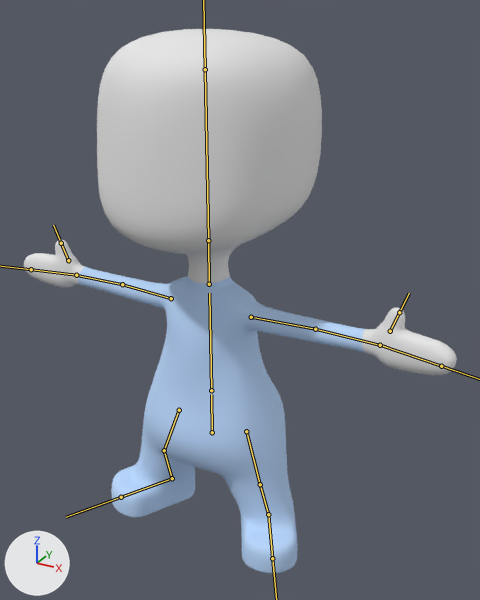
An edit to the FBX model Assets/Models/person.fbx, drawn before and after from the same camera.
The view is the same before and after, from a 50 mm camera at (1.5, -2.44, 2.5) aimed at (0.12, 0.08, 1.24). Lighting does not change. The marker at lower left points along +X, +Y and +Z. The bones that bend it are drawn over the model as lines.

Objects in the first picture: 'Blu'.
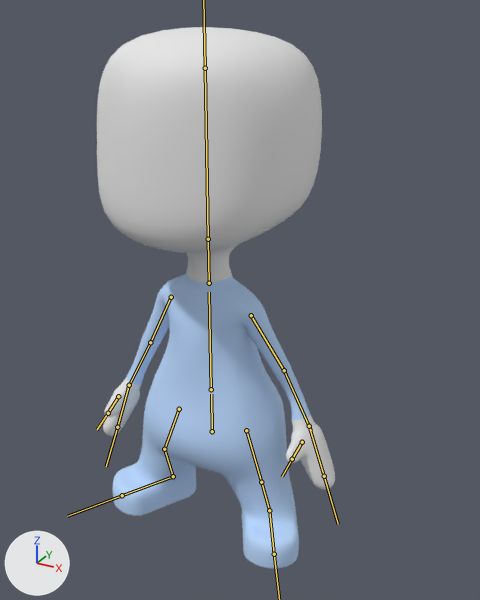
The newer file adds an action. The first version stands in its rest pose; the second is drawn at frame 1 of the action 'Armature|Idle'.

What the commit changed:
Bone 'Bone.004' (bone_bone_004) turns from (0, 0, 0) to (7, 12, 61) degrees about its own x, y and z.
Bone 'Bone.005' (bone_bone_005) turns from (0, 0, 0) to (-21, 92, -25) degrees about its own x, y and z.
Bone 'Bone.011' (bone_bone_011) turns from (0, 0, 0) to (16, -17, 59) degrees about its own x, y and z.
Bone 'Bone.012' (bone_bone_012) turns from (0, 0, 0) to (4, -84, -2) degrees about its own x, y and z.
Bone 'Bone.014' (bone_bone_014) turns from (0, 0, 0) to (26, 25, -1) degrees about its own x, y and z.
Bone 'Bone.008' (bone_bone_008) turns from (0, 0, 0) to (-3, 0, 0) degrees about its own x, y and z.
Bone 'Bone.009' (bone_bone_009) turns from (0, 0, 0) to (2, 0, 0) degrees about its own x, y and z.
Bone 'Bone.010' (bone_bone_010) turns from (0, 0, 0) to (2, -1, 0) degrees about its own x, y and z.

Changed parts and their boxes (x1, y1, x2, y2) in the pictures (480 x 600 px):
'Blu', posed (45% narrower)
    before: (24, 29, 457, 573)
    after: (97, 27, 335, 569)
bone 'Bone.004', root to tip
    before: (251, 317) to (315, 329)
    after: (251, 315) to (284, 370)
bone 'Bone.005', root to tip
    before: (315, 329) to (385, 346)
    after: (284, 370) to (311, 430)
bone 'Bone.011', root to tip
    before: (171, 298) to (122, 284)
    after: (171, 297) to (150, 342)
bone 'Bone.012', root to tip
    before: (122, 284) to (73, 274)
    after: (150, 342) to (127, 388)
bone 'Bone.014', root to tip
    before: (68, 260) to (61, 243)
    after: (118, 396) to (108, 413)
bone 'Bone.008', root to tip
    before: (246, 431) to (260, 484)
    after: (246, 430) to (261, 482)
bone 'Bone.009', root to tip
    before: (260, 484) to (268, 514)
    after: (261, 482) to (269, 510)
bone 'Bone.010', root to tip
    before: (268, 514) to (272, 558)
    after: (269, 510) to (274, 554)
